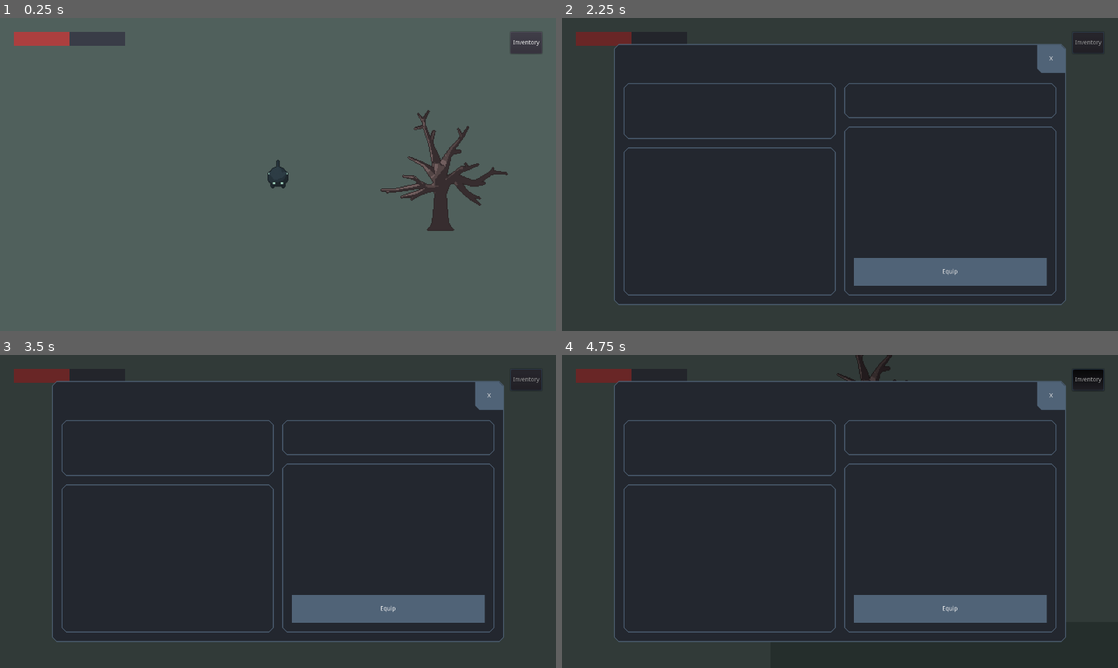
Above: before the commit, frames 1-4 (two rows, left to right).
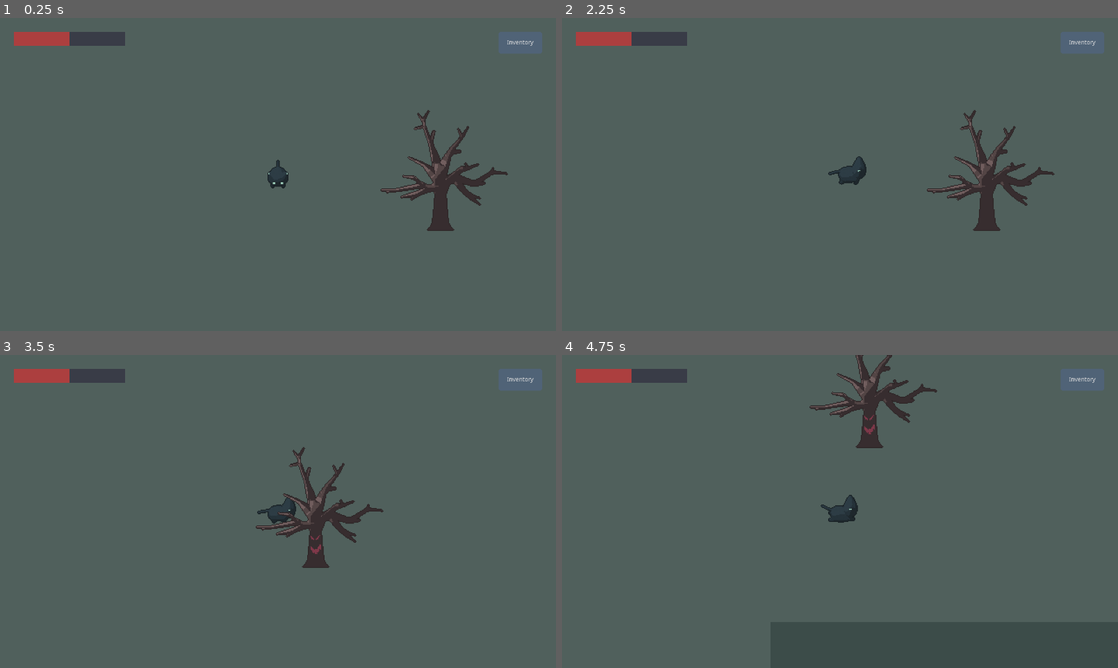
Above: after the commit, the same moments.

Repository: deerformera/neruka
Game: Godot game, scene res://worlds/world.tscn
The game is run twice, just before and just after one commit, with the same random seed, the same clock (stepped at 60 frames per second) and the same inputs.
Inputs (mouse positions are in pixels of both pictures, inside the frame that each line leads up to):
- Up to frame 1 (0.25 s): no input
- Up to frame 2 (2.25 s): click "Inventory" at 0.5 s; click "X" at 1.25 s; tap Enter at 2 s; hold D (n_right) from 2.03 s (still down); tap 1 (n_ability1) at 2.1 s
- Up to frame 3 (3.5 s): release D (n_right) at 2.75 s; click (389, 608) at 2.75 s, where only the run before the commit has a clickable "Equip"
- Up to frame 4 (4.75 s): hold S (n_down) 3.53-4.28 s; tap 2 (n_ability2) at 3.6 s; hold D (n_right) from 4.28 s (still down); hold Space (n_attack) from 4.28 s (still down)

The runs differ from the first frame. In frame 1, 0.6% of the frame differs, in the area x 89-98%, y 4-12%; in frame 2, 96%; in frame 3, 96%; in frame 4, 97%, in the area x 0-100%, y 0-100%.

Commit message:
Inventory tab

Diff:
--- a/gui/HUD.tscn
+++ b/gui/HUD.tscn
@@ -1,6 +1,7 @@
-[gd_scene load_steps=4 format=2]
+[gd_scene load_steps=5 format=2]
 
 [ext_resource path="res://gui/HUD.gd" type="Script" id=1]
+[ext_resource path="res://gui/default.tres" type="Theme" id=2]
 
 [sub_resource type="StyleBoxFlat" id=1]
 bg_color = Color( 0.678431, 0.25098, 0.25098, 1 )
@@ -15,6 +16,7 @@
 anchor_right = 1.0
 anchor_bottom = 1.0
 mouse_filter = 2
+theme = ExtResource( 2 )
 custom_constants/margin_right = 32
 custom_constants/margin_top = 32
 custom_constants/margin_left = 32
@@ -38,10 +40,10 @@
 percent_visible = false
 
 [node name="Button" type="Button" parent="M/Top"]
-margin_left = 1143.0
+margin_left = 1116.0
 margin_right = 1216.0
 margin_bottom = 50.0
-rect_min_size = Vector2( 50, 50 )
+rect_min_size = Vector2( 100, 50 )
 size_flags_horizontal = 10
 size_flags_vertical = 0
 text = "Inventory"
--- a/gui/default.tres
+++ b/gui/default.tres
@@ -2,10 +2,18 @@
 
 [sub_resource type="StyleBoxFlat" id=3]
 bg_color = Color( 0.180392, 0.27451, 0.34902, 1 )
+corner_radius_top_left = 4
+corner_radius_top_right = 4
+corner_radius_bottom_right = 4
+corner_radius_bottom_left = 4
 corner_detail = 1
 
 [sub_resource type="StyleBoxFlat" id=2]
 bg_color = Color( 0.317647, 0.392157, 0.470588, 1 )
+corner_radius_top_left = 4
+corner_radius_top_right = 4
+corner_radius_bottom_right = 4
+corner_radius_bottom_left = 4
 corner_detail = 1
 
 [sub_resource type="StyleBoxFlat" id=4]
--- a/gui/tab.gd
+++ b/gui/tab.gd
@@ -2,13 +2,15 @@
 
 func _ready():
 	self.hide()
-	$M/P/VB/Top/Button.connect("pressed", self, "pressed")
+	$M/P/VB/Top/Button.connect("pressed", self, "onExit")
 
-func pressed():
+func onExit():
 	for i in $M/P/VB/Main.get_children(): i.queue_free()
+	HUD.show()
 	self.hide()
 
 func open(val: String):
+	HUD.hide()
 	self.show()
 	var tab: Control = load("res://gui/tabs/" + val + ".tscn").instance()
 
--- a/gui/tab.tscn
+++ b/gui/tab.tscn
@@ -41,25 +41,33 @@
 mouse_filter = 2
 
 [node name="VB" type="VBoxContainer" parent="M/P"]
-margin_left = 4.0
-margin_top = 4.0
-margin_right = 1036.0
-margin_bottom = 596.0
+margin_left = 2.0
+margin_top = 2.0
+margin_right = 1038.0
+margin_bottom = 598.0
 mouse_filter = 2
 
 [node name="Top" type="HBoxContainer" parent="M/P/VB"]
-margin_right = 1032.0
+margin_right = 1036.0
 margin_bottom = 64.0
 rect_min_size = Vector2( 0, 64 )
 mouse_filter = 2
 
+[node name="Label" type="Label" parent="M/P/VB/Top"]
+margin_right = 968.0
+margin_bottom = 64.0
+size_flags_horizontal = 3
+size_flags_vertical = 1
+align = 1
+valign = 1
+
 [node name="Button" type="Button" parent="M/P/VB/Top"]
-margin_left = 968.0
-margin_right = 1032.0
+margin_left = 972.0
+margin_right = 1036.0
 margin_bottom = 64.0
 rect_min_size = Vector2( 64, 64 )
 focus_mode = 0
-size_flags_horizontal = 10
+size_flags_horizontal = 8
 custom_styles/hover = SubResource( 1 )
 custom_styles/pressed = SubResource( 2 )
 custom_styles/focus = SubResource( 1 )
@@ -69,8 +77,8 @@
 
 [node name="Main" type="MarginContainer" parent="M/P/VB"]
 margin_top = 68.0
-margin_right = 1032.0
-margin_bottom = 592.0
+margin_right = 1036.0
+margin_bottom = 596.0
 mouse_filter = 2
 size_flags_horizontal = 3
 size_flags_vertical = 3
--- a/gui/tabs/inventory.gd
+++ b/gui/tabs/inventory.gd
@@ -2,21 +2,70 @@
 
 var item = preload("res://gui/tabs/inventoryItem.tscn")
 
-var selected: int = 0
+var equipped = [1,2]
+var equipments = [1,2,3,4,5,6]
+
+var selected: int
 
 func _ready():
 	$Right/Bottom/M/VB/EquipButton.connect("pressed", self, "onEquip")
 	refresh()
 
 func refresh():
-	pass
+	$Right/Bottom/M/VB/Desc.text = ""
+	$Right/Top/M/Name.text = ""
+	$Right/Bottom/M/VB/EquipButton.disabled = true
+
+	for i in [$Left/Top/Equipped.get_children(), $Left/Bottom/S/M/Equipments.get_children()]:
+		for ii in i:
+			ii.free()
+
+	for i in equipped:
+		if i <= 0: continue
+		$Left/Top/Equipped.add_child(createItem(i))
+
+	for i in equipments:
+		if i <= 0: continue
+		if i in equipped: continue
+		$Left/Bottom/S/M/Equipments.add_child(createItem(i))
+
+func onItemSelected(pressed: bool, id: int):
+	if pressed:
+		selected = id
+
+		$Right/Bottom/M/VB/EquipButton.disabled = false
+
+		for i in [$Left/Top/Equipped.get_children(), $Left/Bottom/S/M/Equipments.get_children()]:
+			for ii in i:
+				if not ii.name as int == id: ii.pressed = false
+
+		$Right/Top/M/Name.text = id as String
+		$Right/Bottom/M/VB/Desc.text = "Ini deskripsi dari " + id as String
+
+		if id in equipped: $Right/Bottom/M/VB/EquipButton.text = "Unequip"
+		else:
+			if equipped.size() >= 4: $Right/Bottom/M/VB/EquipButton.disabled = true
+			$Right/Bottom/M/VB/EquipButton.text = "Equip"
+	else:
+		if id == selected:
+			$Right/Bottom/M/VB/EquipButton.disabled = true
+			$Right/Bottom/M/VB/Desc.text = ""
+			$Right/Top/M/Name.text = ""
 
 func createItem(id: int) -> Button:
 	if id <= 0: return null
 	var item_ins = item.instance()
 	item_ins.name = str(id)
 	item_ins.get_node("Label").text = str(id)
+	item_ins.get_node("Icon").texture = load("res://misc/abilities/" + str(id) + ".png")
+	item_ins.connect("toggled", self, "onItemSelected", [id])
 	return item_ins
 
 func onEquip():
-	pass
+	if selected in equipped:
+		equipped.remove(equipped.find(selected))
+	else:
+		if equipped.size() == 4: return
+		equipped.append(selected)
+
+	refresh()
--- a/gui/tabs/inventory.tscn
+++ b/gui/tabs/inventory.tscn
@@ -83,14 +83,20 @@
 rect_min_size = Vector2( 0, 80 )
 mouse_filter = 2
 
-[node name="Name" type="Label" parent="Right/Top"]
+[node name="M" type="MarginContainer" parent="Right/Top"]
 margin_left = 7.0
 margin_top = 7.0
 margin_right = 623.0
 margin_bottom = 73.0
+custom_constants/margin_right = 20
+custom_constants/margin_left = 20
+
+[node name="Name" type="Label" parent="Right/Top/M"]
+margin_left = 20.0
+margin_right = 596.0
+margin_bottom = 66.0
 size_flags_vertical = 1
 custom_styles/normal = SubResource( 1 )
-align = 1
 valign = 1
 
 [node name="Bottom" type="PanelContainer" parent="Right"]
@@ -132,4 +138,4 @@
 rect_min_size = Vector2( 0, 64 )
 focus_mode = 0
 size_flags_vertical = 8
-text = "Equip"
+disabled = true
--- a/gui/tabs/inventoryItem.tscn
+++ b/gui/tabs/inventoryItem.tscn
@@ -13,3 +13,8 @@
 anchor_bottom = 1.0
 align = 1
 valign = 1
+
+[node name="Icon" type="TextureRect" parent="."]
+anchor_right = 1.0
+anchor_bottom = 1.0
+expand = true
--- a/project.godot
+++ b/project.godot
@@ -45,8 +45,8 @@
 [autoload]
 
 Utils="*res://controller/utilities.gd"
+Tab="*res://gui/tab.tscn"
 HUD="*res://gui/HUD.tscn"
-Tab="*res://gui/tab.tscn"
 
 [display]
 
Binary file added: misc/abilities/1.png
Not shown, added: misc/abilities/1.png.import
Binary file added: misc/abilities/2.png
Not shown, added: misc/abilities/2.png.import
Binary file added: misc/abilities/3.png
Not shown, added: misc/abilities/3.png.import
